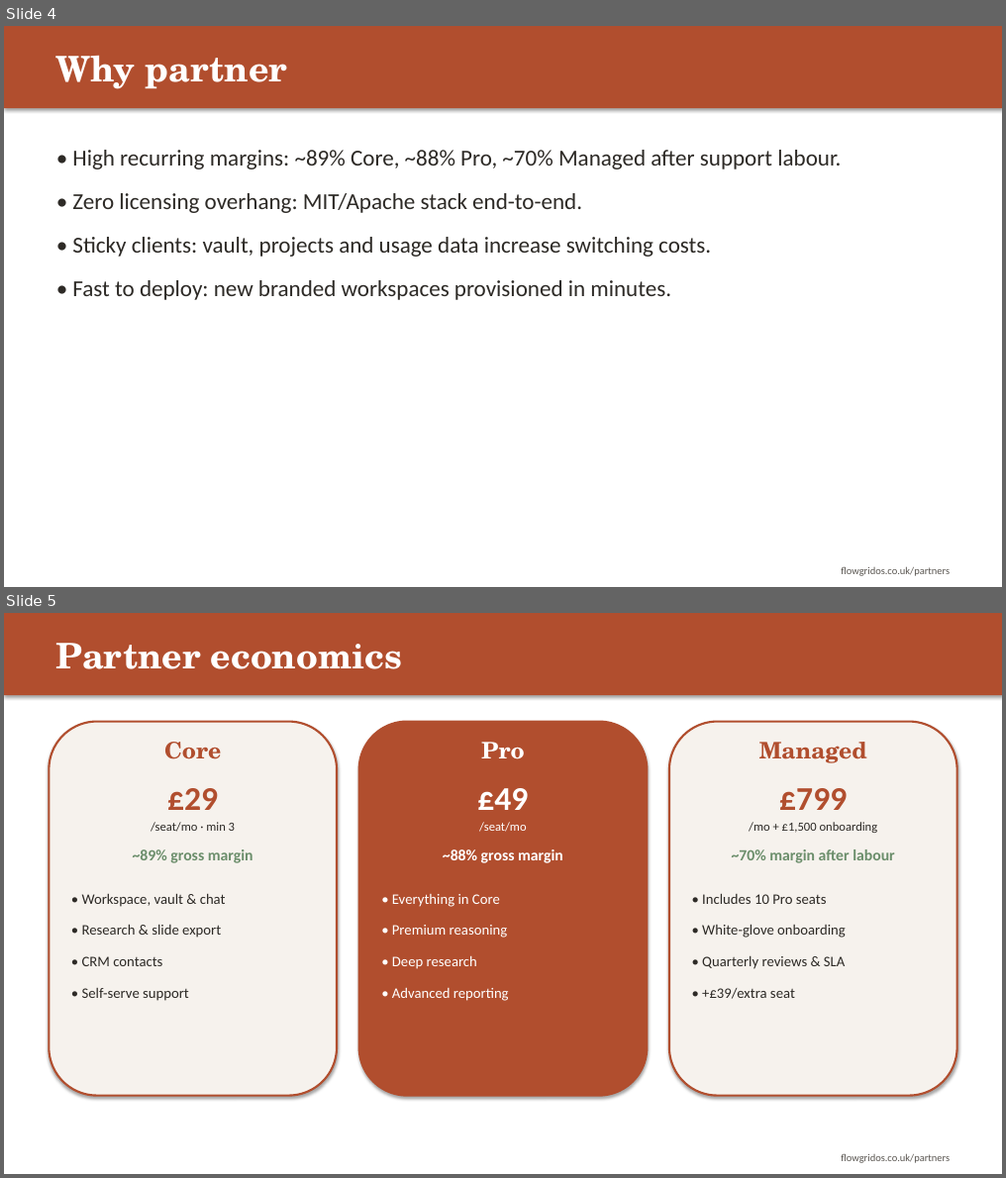
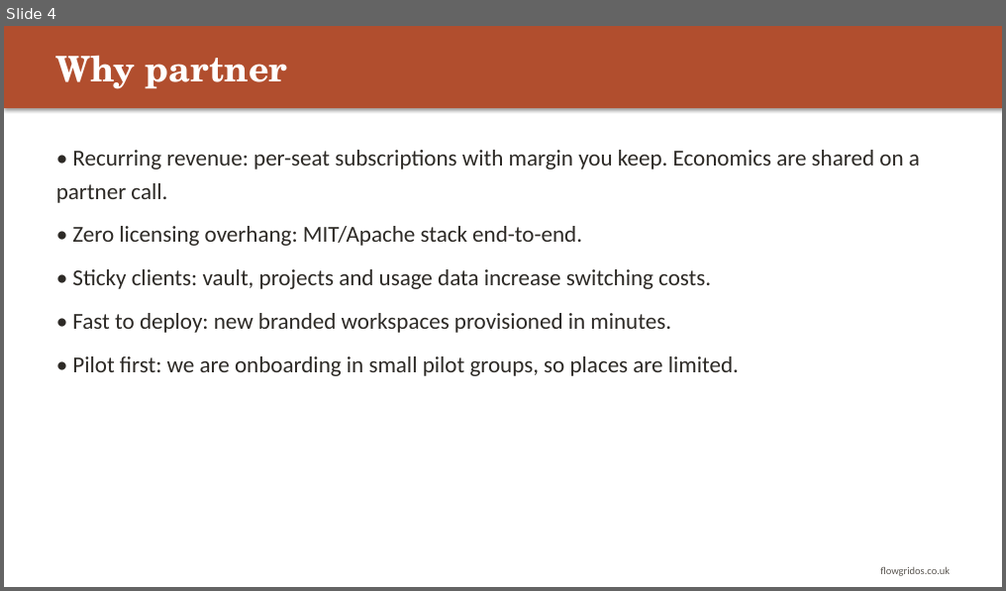
Before and after one commit to CliveStruv56/operations-engine, a slide deck: docs/flowgrid-os-partner-deck.pptx. Shown one above the other, each under a label of ours: slides 4 and 5 before the commit, slide 4 after it. The pictures are 1006x1178 and 1006x591 pixels, drawn with LibreOffice and Linux fonts; fonts in the diff are those of the drawing. Boxes give left, top, right and bottom in pixels: in the first picture for what was removed or moved away, otherwise in the second. Text is boxed around its words. In the diff, an @@ line names an element or a change of style, - is before the commit and + after.

```diff
--- a/docs/flowgrid-os-partner-deck.pptx
+++ b/docs/flowgrid-os-partner-deck.pptx
@@ slide 5 removed at (x1=4, y1=613, x2=1002, y2=1174), background #FFFFFF @@
@@ rectangle removed at (x1=4, y1=613, x2=1002, y2=695) @@
@@ text removed at (x1=56, y1=643, x2=402, y2=669) @@
-Partner economics
@@ rounded rectangle removed at (x1=49, y1=722, x2=337, y2=1096) @@
@@ rounded rectangle removed at (x1=358, y1=722, x2=647, y2=1096) @@
@@ rounded rectangle removed at (x1=669, y1=722, x2=957, y2=1096) @@
@@ text removed at (x1=164, y1=742, x2=221, y2=760) @@
-Core
@@ text removed at (x1=481, y1=742, x2=525, y2=760) @@
-Pro
@@ text removed at (x1=759, y1=742, x2=867, y2=763) @@
-Managed
@@ text removed at (x1=167, y1=788, x2=218, y2=810) @@
-£29
@@ text removed at (x1=477, y1=788, x2=528, y2=810) @@
-£49
@@ text removed at (x1=779, y1=788, x2=846, y2=810) @@
-£799
@@ text removed at (x1=133, y1=850, x2=253, y2=863) @@
-~89% gross margin
@@ text removed at (x1=151, y1=822, x2=235, y2=832) @@
-/seat/mo · min 3
@@ text removed at (x1=443, y1=850, x2=563, y2=863) @@
-~88% gross margin
@@ text removed at (x1=479, y1=822, x2=526, y2=832) @@
-/seat/mo
@@ text removed at (x1=732, y1=850, x2=895, y2=863) @@
-~70% margin after labour
@@ text removed at (x1=748, y1=822, x2=878, y2=833) @@
-/mo + £1,500 onboarding
@@ text removed at (x1=82, y1=893, x2=226, y2=1001) @@
-• Workspace, vault & chat
-• Research & slide export
-• CRM contacts
-• Self-serve support
@@ text removed at (x1=392, y1=894, x2=509, y2=1001) @@
-• Everything in Core
-• Premium reasoning
-• Deep research
-• Advanced reporting
@@ text removed at (x1=702, y1=893, x2=846, y2=999) @@
-• Includes 10 Pro seats
-• White-glove onboarding
-• Quarterly reviews & SLA
-• +£39/extra seat
@@ text removed at (x1=841, y1=1154, x2=949, y2=1163) @@
-flowgridos.co.uk/partners
@@ slide 4 changed as well @@
@@ text at (x1=56, y1=150, x2=920, y2=203): text changed @@
-• High recurring margins: ~89% Core, ~88% Pro, ~70% Managed after support labour.
+• Recurring revenue: per-seat subscriptions with margin you keep. Economics are shared on a partner call.
@@ text at (x1=72, y1=357, x2=739, y2=376): paragraph added @@
+• Pilot first: we are onboarding in small pilot groups, so places are limited.
@@ text at (x1=880, y1=567, x2=949, y2=576): text changed @@
-flowgridos.co.uk/partners
+flowgridos.co.uk
```
Also in this commit, not shown: 5 other slides changed, 6 other files.
